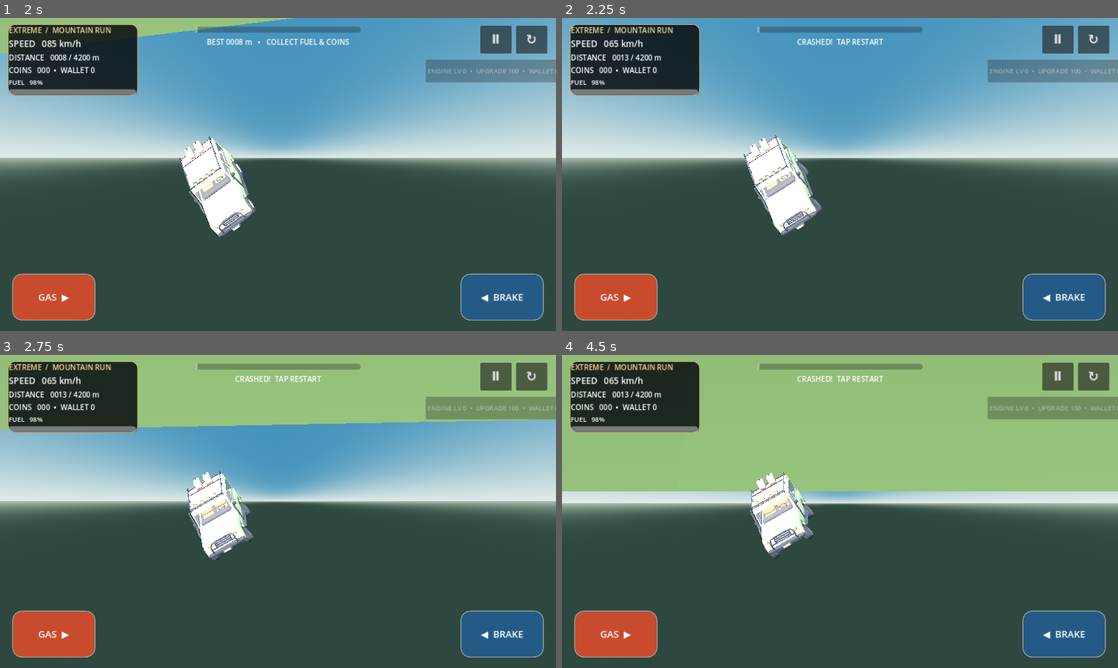
Above: before the commit, frames 1-4 (two rows, left to right).
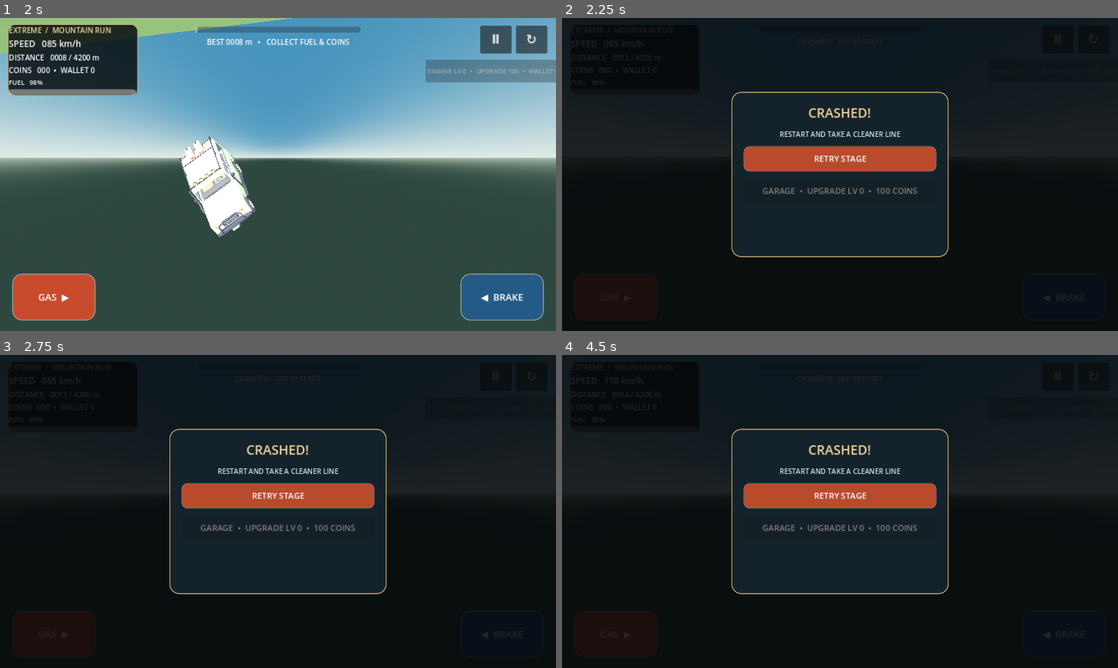
Above: after the commit, the same moments.

Repository: mahdialloui01-art/Extreme-Hill-Racing
Game: Godot game, scene res://scenes/main.tscn
Two runs of this game, one before a commit and one after it. Both use one fixed random seed, a clock stepped at 60 frames per second and the inputs below.
Inputs (mouse positions are in pixels of both pictures, inside the frame that each line leads up to):
- Up to frame 1 (2 s): click "START DRIVE" at 0.5 s; hold Right from 1.28 s (still down)
- Up to frame 2 (2.25 s): release Right at 2.03 s; hold Left from 2.03 s (still down)
- Up to frame 3 (2.75 s): keep holding Left
- Up to frame 4 (4.5 s): release Left at 2.75 s; click (840, 495) at 2.75 s, where only the run after the commit has a clickable "RETRY STAGE"; hold Right from 3.53 s (still down)

Frame 1 is identical in both runs. In frame 2, 100% of the frame differs, in the area x 0-100%, y 0-100%; in frame 3, 100%; in frame 4, 100%.

Commit message:
Add clear retry screens for fuel, crash and finish

Diff:
--- a/scripts/game_3d.gd
+++ b/scripts/game_3d.gd
@@ -368,6 +368,15 @@
 	menu_restart_button.visible = true
 	_update_menu_upgrade_button()
 
+func _show_end_menu(title_text: String, detail_text: String) -> void:
+	menu_layer.visible = true
+	menu_title.text = title_text
+	menu_subtitle.text = detail_text
+	menu_start_button.text = "RETRY STAGE"
+	menu_restart_button.visible = false
+	_update_menu_upgrade_button()
+	get_tree().paused = true
+
 func _update_menu_upgrade_button() -> void:
 	if not is_instance_valid(menu_upgrade_button):
 		return
@@ -378,6 +387,9 @@
 	menu_upgrade_button.disabled = engine_level >= 5 or wallet_coins < 100
 
 func _on_menu_start() -> void:
+	if run_ended:
+		_restart()
+		return
 	game_started = true
 	menu_layer.visible = false
 	get_tree().paused = false
@@ -443,6 +455,7 @@
 			car.set_controls(false, car.touch_brake)
 			run_ended = true
 			status_label.text = "OUT OF FUEL  •  TAP RESTART"
+			_show_end_menu("OUT OF FUEL", "REFUEL AND TRY THE MOUNTAIN AGAIN")
 	var speed := absf(car.velocity.x) * 3.6
 	var distance := maxf(0.0, car.global_position.x - start_x)
 	speed_label.text = "SPEED   %03d km/h" % int(speed)
@@ -461,6 +474,7 @@
 		run_ended = true
 		car.set_controls(false, false)
 		status_label.text = "STAGE COMPLETE!   +500 COINS"
+		_show_end_menu("STAGE COMPLETE!", "YOU EARNED 500 BONUS COINS")
 		coins += 500
 		wallet_coins += 500
 		_save_progress()
@@ -468,6 +482,7 @@
 		run_ended = true
 		car.set_controls(false, false)
 		status_label.text = "CRASHED!  TAP RESTART"
+		_show_end_menu("CRASHED!", "RESTART AND TAKE A CLEANER LINE")
 	if is_instance_valid(camera):
 		var target: Vector3 = car.global_position + Vector3(2.0, 9.0, 22.0)
 		camera.global_position = camera.global_position.lerp(target, minf(1.0, delta * 3.0))
